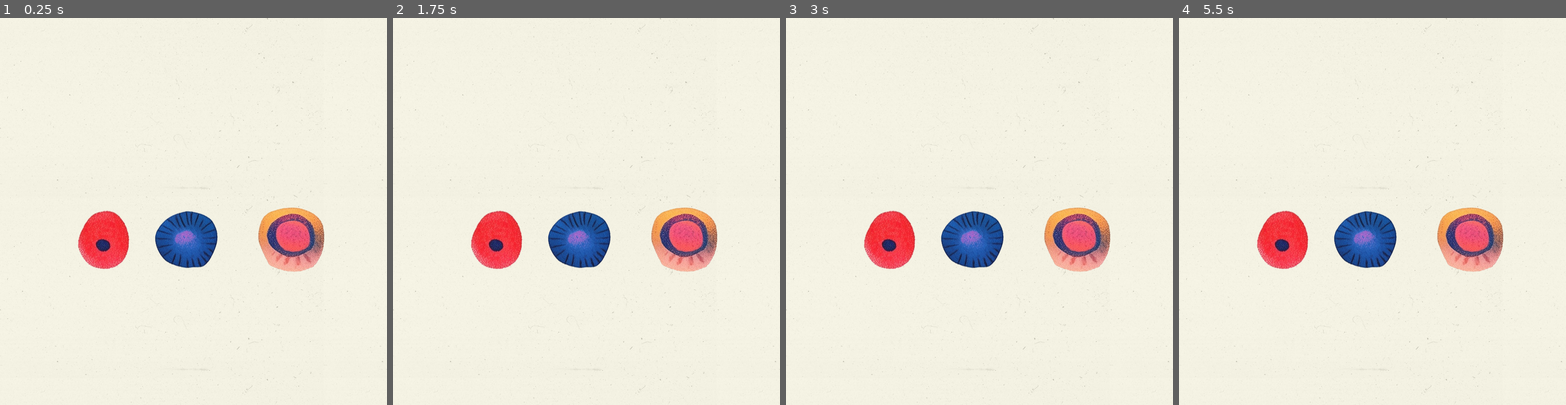
Above: before the commit, frames 1-4 (left to right).
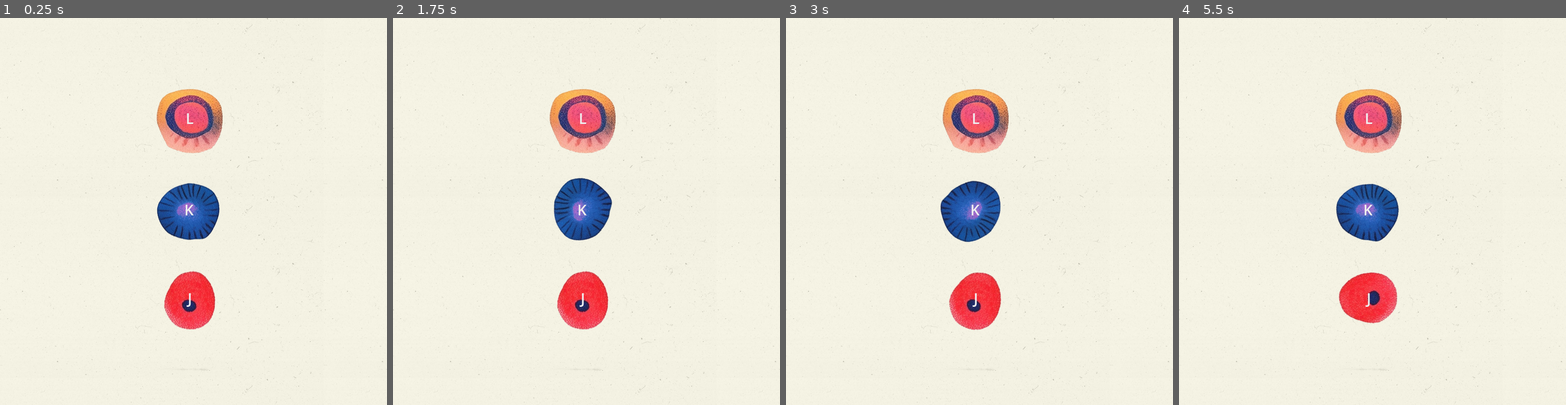
Above: after the commit, the same moments.

Repository: laffan/godot_demos
Game: Godot game, scene res://scenes/game.tscn
Two runs of this game, one before a commit and one after it. Both use one fixed random seed, a clock stepped at 60 frames per second and the inputs below.
Inputs (mouse positions are in pixels of both pictures, inside the frame that each line leads up to):
- Up to frame 1 (0.25 s): no input
- Up to frame 2 (1.75 s): tap Enter at 0.5 s; move the mouse to (493, 238) at 0.52 s; click (493, 238) at 0.67 s; tap Space at 1.25 s; move the mouse to (578, 238) at 1.27 s; click (578, 238) at 1.42 s
- Up to frame 3 (3 s): move the mouse to (1076, 238) at 2.02 s; click (1076, 238) at 2.17 s; move the mouse to (960, 288) at 2.77 s; click (960, 288) at 2.92 s
- Up to frame 4 (5.5 s): move the mouse to (1488, 269) at 3.52 s; click (1488, 269) at 3.67 s; move the mouse to (1256, 153) at 4.27 s; click (1256, 153) at 4.42 s; move the mouse to (1391, 211) at 5.02 s; click (1391, 211) at 5.17 s

The runs differ from the first frame. In frame 1, 10% of the frame differs, in the area x 20-84%, y 18-81%; in frame 2, 11%; in frame 3, 11%; in frame 4, 10%.

Commit message:
Add text labels & spinning to pitch shift project

Diff:
--- a/02_pitch_shift/project.godot
+++ b/02_pitch_shift/project.godot
@@ -21,3 +21,21 @@
 window/size/viewport_height=800
 window/dpi/allow_hidpi=false
 window/per_pixel_transparency/allowed=true
+
+[input]
+
+j={
+"deadzone": 0.5,
+"events": [Object(InputEventKey,"resource_local_to_scene":false,"resource_name":"","device":-1,"window_id":0,"alt_pressed":false,"shift_pressed":false,"ctrl_pressed":false,"meta_pressed":false,"pressed":false,"keycode":0,"physical_keycode":74,"key_label":0,"unicode":106,"location":0,"echo":false,"script":null)
+]
+}
+k={
+"deadzone": 0.5,
+"events": [Object(InputEventKey,"resource_local_to_scene":false,"resource_name":"","device":-1,"window_id":0,"alt_pressed":false,"shift_pressed":false,"ctrl_pressed":false,"meta_pressed":false,"pressed":false,"keycode":0,"physical_keycode":75,"key_label":0,"unicode":107,"location":0,"echo":false,"script":null)
+]
+}
+l={
+"deadzone": 0.5,
+"events": [Object(InputEventKey,"resource_local_to_scene":false,"resource_name":"","device":-1,"window_id":0,"alt_pressed":false,"shift_pressed":false,"ctrl_pressed":false,"meta_pressed":false,"pressed":false,"keycode":0,"physical_keycode":76,"key_label":0,"unicode":108,"location":0,"echo":false,"script":null)
+]
+}
--- a/02_pitch_shift/scenes/button.tscn
+++ b/02_pitch_shift/scenes/button.tscn
@@ -6,9 +6,11 @@
 [sub_resource type="CircleShape2D" id="CircleShape2D_a76ex"]
 radius = 62.2013
 
-[node name="Button" type="StaticBody2D"]
+[node name="Button" type="RigidBody2D"]
 input_pickable = true
+gravity_scale = 0.0
 script = ExtResource("1_v43xm")
+triggerAction = "j"
 
 [node name="CollisionShape2D" type="CollisionShape2D" parent="."]
 shape = SubResource("CircleShape2D_a76ex")
--- a/02_pitch_shift/scenes/game.tscn
+++ b/02_pitch_shift/scenes/game.tscn
@@ -1,47 +1,93 @@
-[gd_scene load_steps=5 format=3 uid="uid://bxwry1xk6fshv"]
+[gd_scene load_steps=7 format=3 uid="uid://bxwry1xk6fshv"]
 
 [ext_resource type="Texture2D" uid="uid://be31lep0eevp" path="res://assets/png/background.png" id="1_2d7hw"]
-[ext_resource type="PackedScene" uid="uid://d36hcl51h8bqy" path="res://scenes/ball.tscn" id="2_l0whl"]
+[ext_resource type="Script" path="res://scripts/game.gd" id="1_cy2fc"]
+[ext_resource type="AudioStream" uid="uid://bj4uy0h7f516y" path="res://assets/wav/bum.wav" id="2_orua0"]
 [ext_resource type="PackedScene" uid="uid://5diicoa2mn3p" path="res://scenes/button.tscn" id="3_bax1a"]
 [ext_resource type="Texture2D" uid="uid://befsm7vlolpls" path="res://assets/png/buttons.png" id="3_qq6gl"]
 
-[node name="Node2D" type="Node2D"]
+[sub_resource type="LabelSettings" id="LabelSettings_00bnc"]
+font_size = 30
+font_color = Color(0.936265, 0.936265, 0.936264, 1)
+shadow_size = 10
+
+[node name="Game" type="Node2D"]
+script = ExtResource("1_cy2fc")
+
+[node name="AudioStreamPlayer2D" type="AudioStreamPlayer2D" parent="."]
+stream = ExtResource("2_orua0")
+bus = &"Bum"
+
+[node name="Labels" type="Node" parent="."]
+
+[node name="J" type="Label" parent="Labels"]
+z_index = 1
+offset_left = 373.0
+offset_top = 511.0
+offset_right = 413.0
+offset_bottom = 648.0
+text = "J"
+label_settings = SubResource("LabelSettings_00bnc")
+horizontal_alignment = 1
+vertical_alignment = 1
+
+[node name="K" type="Label" parent="Labels"]
+z_index = 1
+offset_left = 359.0
+offset_top = 328.0
+offset_right = 423.0
+offset_bottom = 465.0
+text = "K"
+label_settings = SubResource("LabelSettings_00bnc")
+horizontal_alignment = 1
+vertical_alignment = 1
+
+[node name="L" type="Label" parent="Labels"]
+z_index = 1
+offset_left = 360.0
+offset_top = 139.0
+offset_right = 424.0
+offset_bottom = 276.0
+text = "L"
+label_settings = SubResource("LabelSettings_00bnc")
+horizontal_alignment = 1
+vertical_alignment = 1
+
+[node name="Buttons" type="Node" parent="."]
+
+[node name="Button" parent="Buttons" instance=ExtResource("3_bax1a")]
+position = Vector2(390, 582)
+pitchAdjustment = 1.0
+
+[node name="ButtonSprite1" type="Sprite2D" parent="Buttons/Button"]
+position = Vector2(2, 2)
+texture = ExtResource("3_qq6gl")
+region_enabled = true
+region_rect = Rect2(61, 220, 106, 121)
+
+[node name="Button2" parent="Buttons" instance=ExtResource("3_bax1a")]
+position = Vector2(387, 398)
+pitchAdjustment = 3.0
+triggerAction = "k"
+
+[node name="ButtonSprite2" type="Sprite2D" parent="Buttons/Button2"]
+position = Vector2(2, 2)
+texture = ExtResource("3_qq6gl")
+region_enabled = true
+region_rect = Rect2(367, 371, 130, 119)
+
+[node name="Button3" parent="Buttons" instance=ExtResource("3_bax1a")]
+position = Vector2(390, 211)
+pitchAdjustment = 5.0
+triggerAction = "l"
+
+[node name="ButtonSprite3" type="Sprite2D" parent="Buttons/Button3"]
+position = Vector2(2, 2)
+texture = ExtResource("3_qq6gl")
+region_enabled = true
+region_rect = Rect2(674, 383, 138, 134)
 
 [node name="Background" type="Sprite2D" parent="."]
 position = Vector2(400, 400)
 scale = Vector2(0.671667, 0.67)
 texture = ExtResource("1_2d7hw")
-
-[node name="Ball" parent="." instance=ExtResource("2_l0whl")]
-visible = false
-position = Vector2(398, 113)
-
-[node name="Button" parent="." instance=ExtResource("3_bax1a")]
-position = Vector2(212, 457)
-pitchAdjustment = 2.0
-
-[node name="ButtonSprite1" type="Sprite2D" parent="Button"]
-position = Vector2(2, 2)
-texture = ExtResource("3_qq6gl")
-region_enabled = true
-region_rect = Rect2(61, 220, 106, 121)
-
-[node name="Button2" parent="." instance=ExtResource("3_bax1a")]
-position = Vector2(383, 456)
-pitchAdjustment = 3.0
-
-[node name="ButtonSprite2" type="Sprite2D" parent="Button2"]
-position = Vector2(2, 2)
-texture = ExtResource("3_qq6gl")
-region_enabled = true
-region_rect = Rect2(367, 371, 130, 119)
-
-[node name="Button3" parent="." instance=ExtResource("3_bax1a")]
-position = Vector2(600, 456)
-pitchAdjustment = 4.0
-
-[node name="ButtonSprite3" type="Sprite2D" parent="Button3"]
-position = Vector2(2, 2)
-texture = ExtResource("3_qq6gl")
-region_enabled = true
-region_rect = Rect2(674, 383, 138, 134)
--- a/02_pitch_shift/scripts/button.gd
+++ b/02_pitch_shift/scripts/button.gd
@@ -1,19 +1,34 @@
-extends StaticBody2D
+extends RigidBody2D
 
 @export var pitchAdjustment: float
+@export var triggerAction: String
+
 @onready var audio_player: AudioStreamPlayer2D = $AudioStreamPlayer2D
 
+func _ready() -> void:
+	gravity_scale = 0
+
+func _input(event: InputEvent) -> void:
+	if (event.is_action_pressed(triggerAction) ):
+		play_sound()
+
 func _on_input_event(_viewport: Node, event: InputEvent, _shape_idx: int) -> void:
-	if event is InputEventMouseButton and event.pressed:
+	if ( event is InputEventMouseButton and event.pressed ):
+		play_sound()
 
-		# Get the bus index (assuming you named your bus "PitchShift")
-		var bus_index = AudioServer.get_bus_index("Bum")
+func play_sound() -> void:
+	# Get the bus index (assuming you named your bus "PitchShift")
+	var bus_index = AudioServer.get_bus_index("Bum")
 
-		# Get the pitch shift effect (assuming it's the first effect on the bus)
-		var pitch_effect = AudioServer.get_bus_effect(bus_index, 1)
+	# Get the pitch shift effect (assuming it's the first effect on the bus)
+	var pitch_effect = AudioServer.get_bus_effect(bus_index, 1)
 
-		# Change the pitch
-		pitch_effect.pitch_scale = pitchAdjustment
+	# Change the pitch
+	pitch_effect.pitch_scale = pitchAdjustment
 
-		# Play the sound
-		audio_player.play()
+	# Rotate the opposite direction of current rotation
+	# credit : Claude
+	angular_velocity = 5.0 * (1 if randf() > 0.5 else -1)
+
+	# Play the sound
+	audio_player.play()
--- /dev/null
+++ b/02_pitch_shift/scripts/game.gd
@@ -0,0 +1,3 @@
+extends Node2D
+
+@onready var buttons: Node = $Buttons
